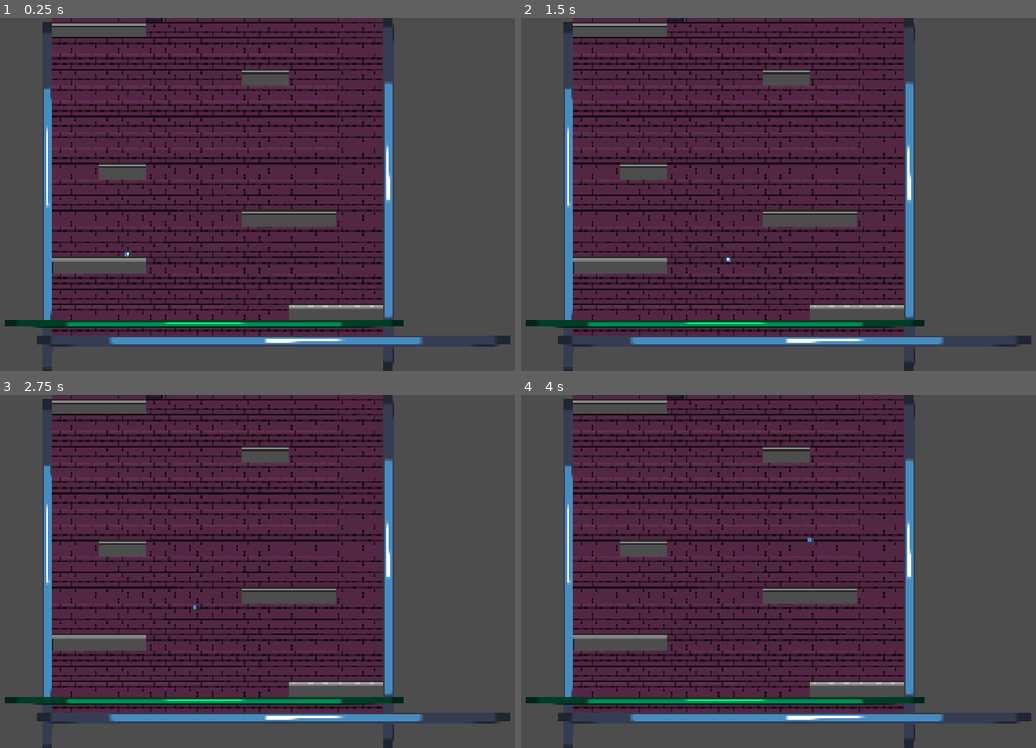
Above: before the commit, frames 1-4 (two rows, left to right).
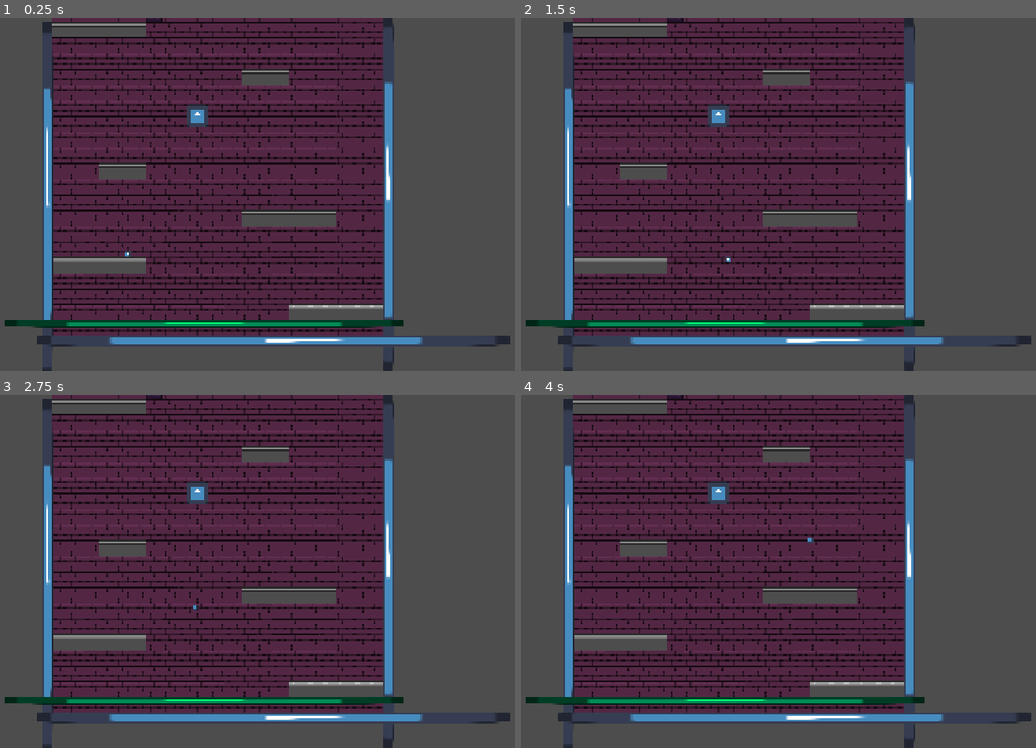
Above: after the commit, the same moments.

Repository: mokoszerosy/giera-dzamik-v4
Game: Godot game, scene res://scenes/levels/level_1.tscn
Two runs of this game, one before a commit and one after it. Both use one fixed random seed, a clock stepped at 60 frames per second and the inputs below. This scene is started directly instead of the project's main scene. The engine's default icon, where the game draws it, is replaced by a stand-in: a white triangle on a blue panel in a dark square.
Inputs:
- Up to frame 1 (0.25 s): no input
- Up to frame 2 (1.5 s): tap Enter at 0.5 s; hold Space (jump) 0.53-1.28 s; hold Right (move_right) from 0.53 s (still down); tap Space (jump) at 1.35 s
- Up to frame 3 (2.75 s): tap Space (jump) at 1.52, 1.82 s; tap Enter at 2 s; release Right (move_right) at 2.03 s; hold A (move_left) from 2.03 s (still down); hold Space (jump) from 2.03 s (still down)
- Up to frame 4 (4 s): release A (move_left) at 2.78 s; release Space (jump) at 2.78 s; hold Right (move_right) from 2.78 s (still down); tap Space (jump) at 2.85, 3.02, 3.32 s; tap Enter at 3.5 s; hold Space (jump) from 3.53 s (still down)

The runs differ from the first frame. In frame 1, 0.4% of the frame differs, in the area x 10-41%, y 10-90%; in frame 2, 0.4%; in frame 3, 0.4%; in frame 4, 0.4%.

Commit message:
feat: puffball

Diff:
--- /dev/null
+++ b/gieranadzamik4/scenes/PuffBall.tscn
@@ -0,0 +1,20 @@
+[gd_scene format=3 uid="uid://bub8jl24js3la"]
+
+[ext_resource type="Script" uid="uid://su8nnba41hxf" path="res://scripts/puff_ball.gd" id="1_j743o"]
+[ext_resource type="Texture2D" uid="uid://csto8r0llgmxg" path="res://icon.svg" id="2_wv4eh"]
+
+[sub_resource type="CircleShape2D" id="CircleShape2D_hk3cl"]
+radius = 33.06055
+
+[node name="PuffBall" type="Area2D" unique_id=1571602283]
+script = ExtResource("1_j743o")
+
+[node name="Sprite2D" type="Sprite2D" parent="." unique_id=1251515791]
+position = Vector2(-0.50000143, 2.3841858e-06)
+scale = Vector2(0.5078125, 0.515625)
+texture = ExtResource("2_wv4eh")
+
+[node name="CollisionShape2D" type="CollisionShape2D" parent="." unique_id=886671427]
+shape = SubResource("CircleShape2D_hk3cl")
+
+[connection signal="body_entered" from="." to="." method="_on_body_entered"]
--- a/gieranadzamik4/scenes/levels/base_level.tscn
+++ b/gieranadzamik4/scenes/levels/base_level.tscn
@@ -2,17 +2,9 @@
 
 [ext_resource type="Script" uid="uid://dl2braeufmvuf" path="res://scripts/base_level.gd" id="1_md458"]
 [ext_resource type="Texture2D" uid="uid://csto8r0llgmxg" path="res://icon.svg" id="2_uk53i"]
-[ext_resource type="Texture2D" uid="uid://bqwq00uvaps6e" path="res://sprites/tilesety/Terengrahavenpierwszy.png" id="3_ukglk"]
+[ext_resource type="PackedScene" uid="uid://bub8jl24js3la" path="res://scenes/PuffBall.tscn" id="3_o1chu"]
+[ext_resource type="Texture2D" uid="uid://bqwq00uvaps6e" path="res://Assets/sprites/tilesety/Terengrahavenpierwszy.png" id="3_ukglk"]
 [ext_resource type="PackedScene" uid="uid://nd57l21qgghc" path="res://scenes/bouncer.tscn" id="4_wwrw0"]
-
-[sub_resource type="WorldBoundaryShape2D" id="WorldBoundaryShape2D_uk53i"]
-normal = Vector2(-1, 0)
-
-[sub_resource type="WorldBoundaryShape2D" id="WorldBoundaryShape2D_md458"]
-normal = Vector2(1, 0)
-
-[sub_resource type="WorldBoundaryShape2D" id="WorldBoundaryShape2D_gqjdf"]
-distance = 1.0
 
 [sub_resource type="TileSetAtlasSource" id="TileSetAtlasSource_wwrw0"]
 texture = ExtResource("3_ukglk")
@@ -296,39 +288,18 @@
 physics_layer_0/collision_layer = 1
 sources/0 = SubResource("TileSetAtlasSource_wwrw0")
 
+[sub_resource type="WorldBoundaryShape2D" id="WorldBoundaryShape2D_uk53i"]
+normal = Vector2(-1, 0)
+
+[sub_resource type="WorldBoundaryShape2D" id="WorldBoundaryShape2D_md458"]
+normal = Vector2(1, 0)
+
+[sub_resource type="WorldBoundaryShape2D" id="WorldBoundaryShape2D_gqjdf"]
+distance = 1.0
+
 [node name="Main" type="Node2D" unique_id=1953884599 node_paths=PackedStringArray("spawn_point")]
 script = ExtResource("1_md458")
 spawn_point = NodePath("PlayerSpawnPoint")
-
-[node name="World" type="StaticBody2D" parent="." unique_id=1813218622]
-
-[node name="BorderRight" type="CollisionShape2D" parent="World" unique_id=469865482]
-position = Vector2(1304, 540)
-shape = SubResource("WorldBoundaryShape2D_uk53i")
-
-[node name="Sprite2D" type="Sprite2D" parent="World/BorderRight" unique_id=1716041128]
-scale = Vector2(0.265625, 8.53125)
-texture = ExtResource("2_uk53i")
-
-[node name="BorderLeft" type="CollisionShape2D" parent="World" unique_id=1488315717]
-position = Vector2(262, 558)
-shape = SubResource("WorldBoundaryShape2D_md458")
-
-[node name="Sprite2D" type="Sprite2D" parent="World/BorderLeft" unique_id=1089761230]
-scale = Vector2(0.265625, 8.53125)
-texture = ExtResource("2_uk53i")
-
-[node name="BorderBottom" type="CollisionShape2D" parent="World" unique_id=120318073]
-position = Vector2(953, 987)
-shape = SubResource("WorldBoundaryShape2D_gqjdf")
-
-[node name="Sprite2D" type="Sprite2D" parent="World/BorderBottom" unique_id=790401919]
-rotation = 1.5707964
-scale = Vector2(0.265625, 11.33125)
-texture = ExtResource("2_uk53i")
-
-[node name="PlayerSpawnPoint" type="Marker2D" parent="." unique_id=630531347]
-position = Vector2(508, 683)
 
 [node name="TileMap" type="TileMap" parent="." unique_id=284650085]
 texture_filter = 1
@@ -338,6 +309,39 @@
 format = 2
 layer_0/tile_data = PackedInt32Array(589795, 1179648, 4, 589796, 1179648, 4, 589797, 1179648, 4, 589798, 1179648, 4, 58 …(18477 unchanged characters)…
 
+[node name="World" type="StaticBody2D" parent="." unique_id=1813218622]
+
+[node name="BorderRight" type="CollisionShape2D" parent="World" unique_id=469865482]
+position = Vector2(1304, 540)
+shape = SubResource("WorldBoundaryShape2D_uk53i")
+
+[node name="Sprite2D" type="Sprite2D" parent="World/BorderRight" unique_id=1716041128]
+scale = Vector2(0.265625, 8.53125)
+texture = ExtResource("2_uk53i")
+
+[node name="BorderLeft" type="CollisionShape2D" parent="World" unique_id=1488315717]
+position = Vector2(262, 558)
+shape = SubResource("WorldBoundaryShape2D_md458")
+
+[node name="Sprite2D" type="Sprite2D" parent="World/BorderLeft" unique_id=1089761230]
+scale = Vector2(0.265625, 8.53125)
+texture = ExtResource("2_uk53i")
+
+[node name="BorderBottom" type="CollisionShape2D" parent="World" unique_id=120318073]
+position = Vector2(953, 987)
+shape = SubResource("WorldBoundaryShape2D_gqjdf")
+
+[node name="Sprite2D" type="Sprite2D" parent="World/BorderBottom" unique_id=790401919]
+rotation = 1.5707964
+scale = Vector2(0.265625, 11.33125)
+texture = ExtResource("2_uk53i")
+
+[node name="PuffBall" parent="World/BorderBottom" unique_id=1571602283 instance=ExtResource("3_o1chu")]
+position = Vector2(-231, -687)
+
+[node name="PlayerSpawnPoint" type="Marker2D" parent="." unique_id=630531347]
+position = Vector2(508, 683)
+
 [node name="Bouncer" parent="." unique_id=537675923 instance=ExtResource("4_wwrw0")]
 position = Vector2(742, 935)
 scale = Vector2(3.16, 1)
--- /dev/null
+++ b/gieranadzamik4/scripts/puff_ball.gd
@@ -0,0 +1,8 @@
+extends Area2D
+
+func _on_body_entered(body: Node2D) -> void:
+	if body.name == "Player":
+		if body.velocity.y > 0:
+			body.velocity.y = 1.5 * body.jump_velocity
+		else:
+			body.velocity.y += body.jump_velocity
Not shown, added: gieranadzamik4/scripts/puff_ball.gd.uid
